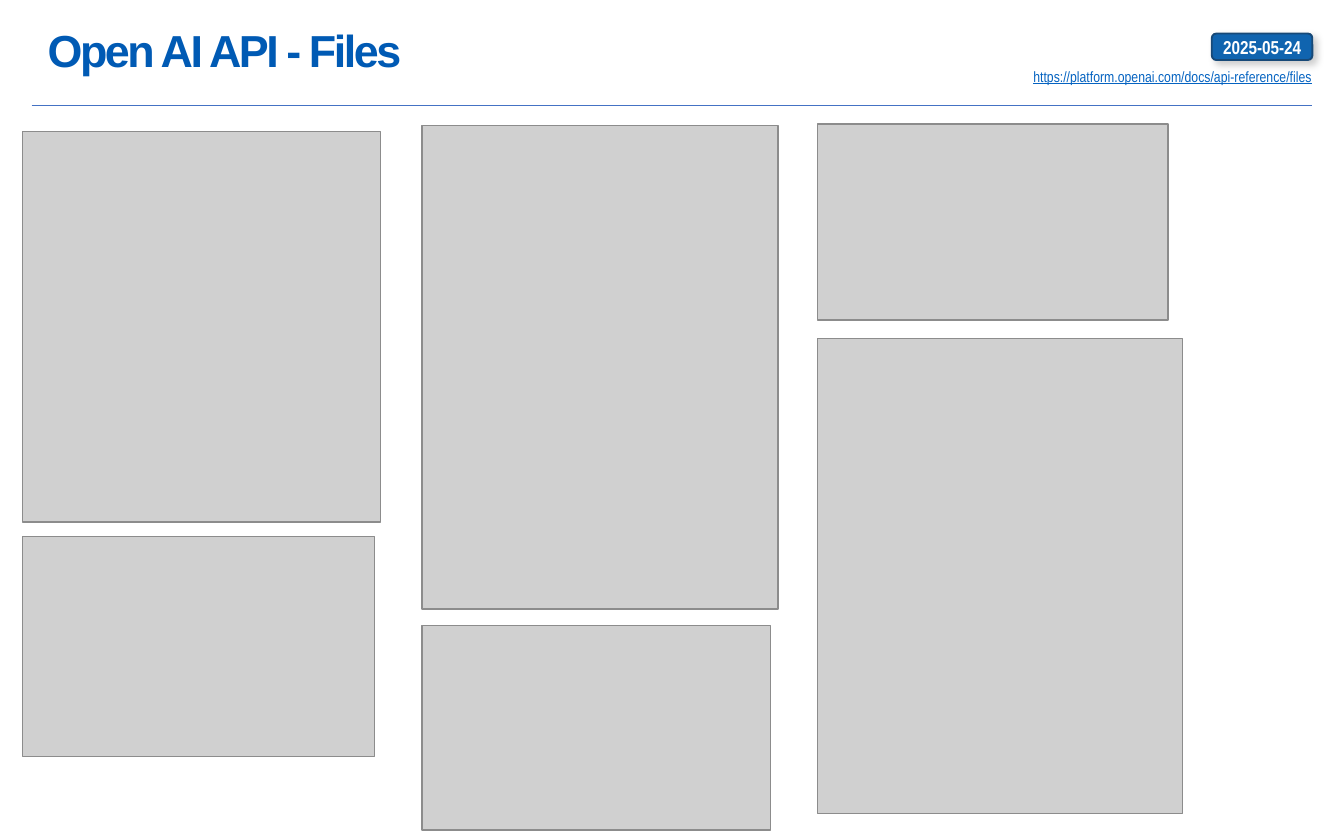
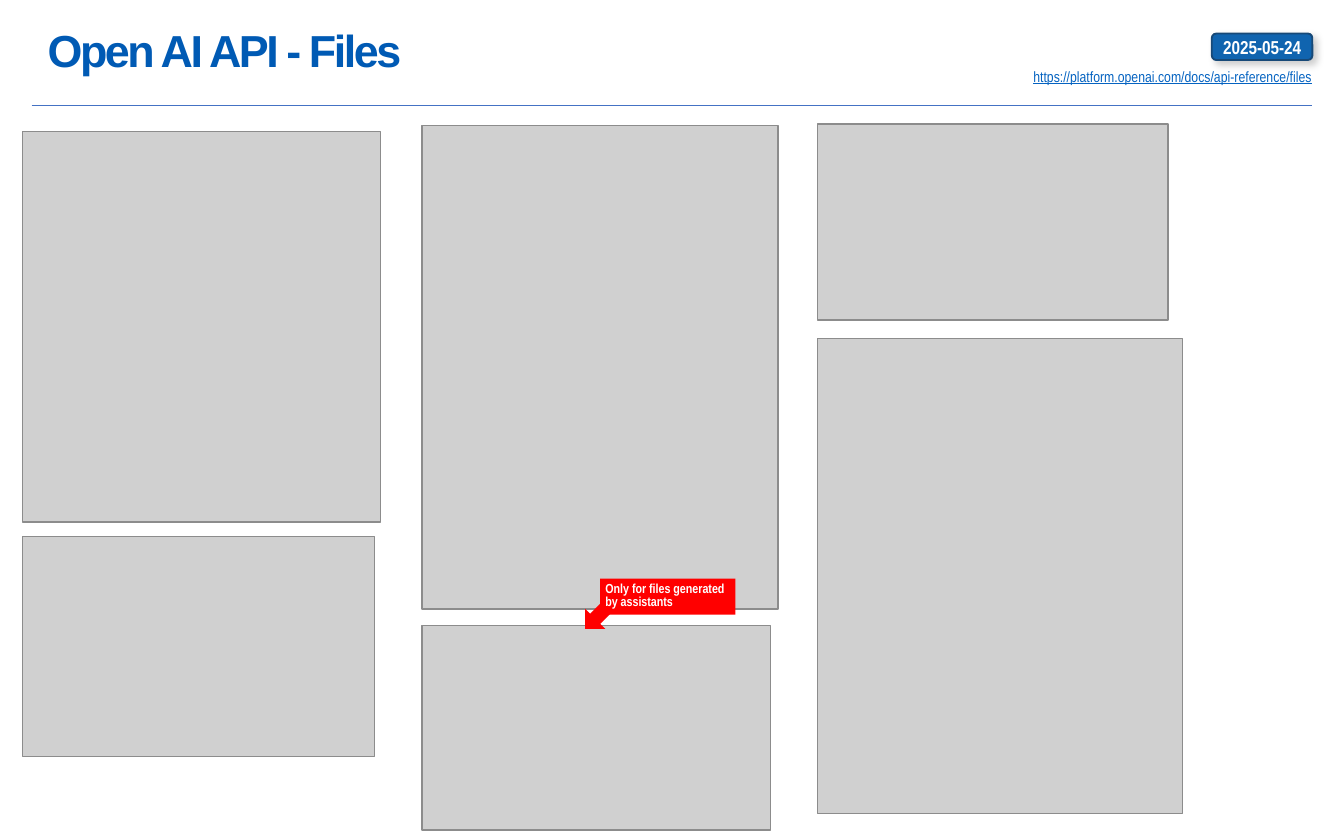
Before and after one commit to karstenheld3/OpenAI-BackendTools, a slide deck: slide 4 of OpenAI-BackendTools.pptx. Drawn at 1344x840 pixels with LibreOffice and Linux fonts; fonts in the diff are those of the drawing; grey boxes stand for pictures. Boxes give left, top, right and bottom in pixels: in the first picture for what was removed or moved away, otherwise in the second. Text is boxed around its words. In the diff, an @@ line names an element or a change of style, - is before the commit and + after.

```diff
--- a/OpenAI-BackendTools.pptx
+++ b/OpenAI-BackendTools.pptx
@@ right arrow added at (x1=575, y1=599, x2=615, y2=639), fill #FF0000 @@
@@ rectangle added at (x1=599, y1=579, x2=735, y2=616), fill #FF0000, 7 pt, text #FFFFFF, bold @@
+Only for files generated by assistants
```
Also in this commit, not shown: 2 slides added, 7 other files.
